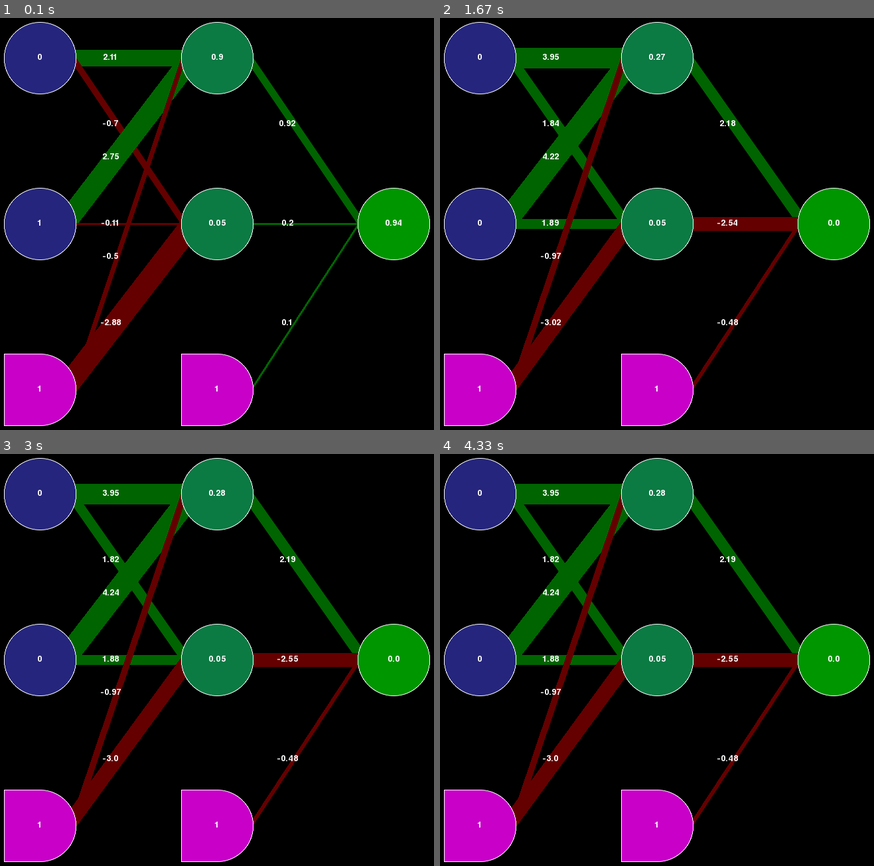
Above: before the commit, frames 1-4 (two rows, left to right).
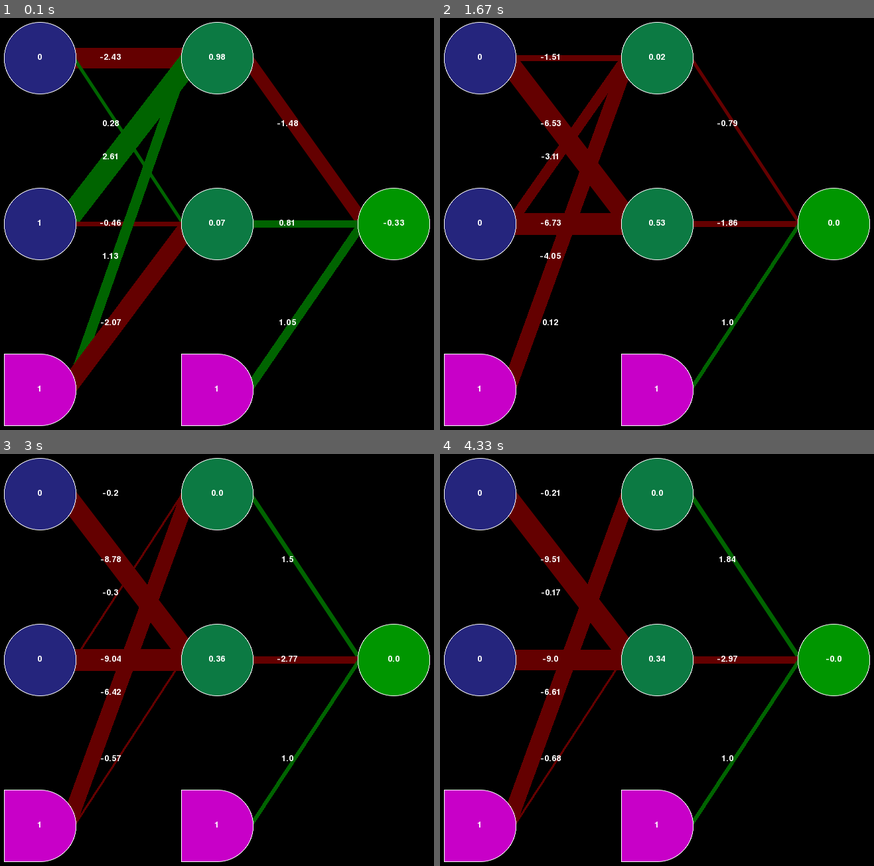
Above: after the commit, the same moments.

Repository: Elan456/EGene
Game: pygame game, started from egene/test.py
Same seed, same stepped clock (60 frames per second), same inputs: the game is played once before the commit and once after it.
Inputs:
- Up to frame 1 (0.1 s): no input
- Up to frame 2 (1.67 s): hold D 0.33-0.8 s; hold W 0.83-1.3 s; hold D from 1.33 s (still down)
- Up to frame 3 (3 s): release D at 1.8 s; hold A 1.83-2.37 s; hold S 2.4-2.87 s; hold A from 2.9 s (still down)
- Up to frame 4 (4.33 s): release A at 3.37 s; hold W 3.4-3.87 s; hold D from 3.9 s (still down)

The runs differ from the first frame. In frame 1, 6.5% of the frame differs, in the area x 15-94%, y 7-91%; in frame 2, 11%, in the area x 15-84%, y 7-91%; in frame 3, 10%; in frame 4, 10%.

Commit message:
Added colored print messages, improved control over when the change rate is lowered, and change rate is increased when the species has no variation.

Diff:
--- a/egene/egene_main.py
+++ b/egene/egene_main.py
@@ -8,6 +8,9 @@
 import pygame
 from pygame import gfxdraw
 import os
+
+# Libraries for colored console output
+from colorama import Fore
 
 os.environ["PYGAME_HIDE_SUPPORT_PROMPT"] = "hide"
 
@@ -77,7 +80,7 @@
 
 class Species:
     def __init__(self, shape, train_inputs=None, train_outputs=None, initial_change_rate=1, pop_size=32, loss_function=None,
-                 initial_weights=None, data_per_gen=None, use_sigmoid=True, can_change_change_rate=True,
+                 initial_weights=None, data_per_gen=None, use_sigmoid=True, can_change_change_rate=True, noctcc=4,
                  use_multiprocessing=True, set_all_zero=False, add_bias_nodes=True, native_window_size=500):
         self.use_multiprocessing = use_multiprocessing
         self.use_sigmoid = use_sigmoid
@@ -85,6 +88,7 @@
         self.set_all_zero = set_all_zero
         self.add_bias_nodes = add_bias_nodes
         self.window_size = native_window_size
+        self.no_changes_till_change_change_rate = noctcc
 
         self.epochs = 0  # Count of all epochs every trained on this species
         self.all_lowest_losses = []  # All the lowest losses for each epoch
@@ -224,43 +228,51 @@
     def _nextgen(self):  # Crosses over and mutates certain networks
         average_loss = sum([n.loss for n in self.networks]) / len(self.networks)
         stdv_loss = stat.pstdev([n.loss for n in self.networks])  # Population standard deviation of losses
-
-        # Calculating z scores for a fairer comparisons
-        # All networks with a negative z score (meaning they are better than the average) will be eligible as a parent
-        # The chance of a network being a parent will be related to
-        # what proportion their negative z score makes of all negative z scores.
-
-        sum_of_negative_z_scores = 0
-        for n in self.networks:
-            n.z_score = (n.loss - average_loss) / stdv_loss
-            if n.z_score < 0:
-                sum_of_negative_z_scores += n.z_score
-
-        # Getting what proportion each network with a negative z scores makes of the sum of the negative z scores
-        parents = []
-        for n in self.networks:
-            if n.z_score < 0:
-                n.parent_chance = n.z_score / sum_of_negative_z_scores
-                parents.append(n)  # Adds the network to the list of parents
-            else:  # All networks after the first network with a non-negative z score will be non-negative
-                break
-
-        # Creating the new generation as a blank slate
-        # This may be slow
-        new_networks = []
-        for p in range(self.pop_size):  # Creating first generation of networks
-            new_networks.append(Network(self.shape, self.use_sigmoid, self.add_bias_nodes, self.window_size, self.set_all_zero))
-
-        for p in range(len(new_networks)):
-            p1, p2 = random.choices(parents, [p.parent_chance for p in parents], k=2)
-            # It is possible for identical parents to occur
-
-            new_networks[p] = self._crossover(p1, p2)  # Crosses the parents to produce a child
-            new_networks[p] = self._mutate(new_networks[p])  # Mutates the child based on the change rate
-
-        # Sets the weights of the old networks to that of the corresponding new network
-        for i in range(1, len(self.networks)):  # The best network is left unchanged
-            self.networks[i].set_weights(new_networks[i].show())
+        if stdv_loss == 0 and self.can_change_change_rate:
+            print(Fore.YELLOW + "--\nThere is no variance amongst the population, raising change rate\n--")
+            self.change_rate *= 8
+            for n in range(len(self.networks) // 2, len(self.networks)):
+                self.networks[n] = self._mutate(self.networks[n])
+        elif stdv_loss == 0 and self.can_change_change_rate is False:
+            print(Fore.YELLOW + "--\nThere is no variance amongst the population, but cannot raise change rate\n--")
+        else:
+            # Calculating z scores for a fairer comparisons
+            # All networks with a negative z score (meaning they are better than the average) will be eligible as a parent
+            # The chance of a network being a parent will be related to
+            # what proportion their negative z score makes of all negative z scores.
+
+            sum_of_negative_z_scores = 0
+            for n in self.networks:
+                # Calculating Z scores
+                n.z_score = (n.loss - average_loss) / stdv_loss
+                if n.z_score < 0:
+                    sum_of_negative_z_scores += n.z_score
+
+            # Getting what proportion each network with a negative z scores makes of the sum of the negative z scores
+            parents = []
+            for n in self.networks:
+                if n.z_score < 0:
+                    n.parent_chance = n.z_score / sum_of_negative_z_scores
+                    parents.append(n)  # Adds the network to the list of parents
+                else:  # All networks after the first network with a non-negative z score will be non-negative
+                    break
+
+            # Creating the new generation as a blank slate
+            # This may be slow
+            new_networks = []
+            for p in range(self.pop_size):  # Creating first generation of networks
+                new_networks.append(Network(self.shape, self.use_sigmoid, self.add_bias_nodes, self.window_size, self.set_all_zero))
+
+            for p in range(len(new_networks)):  # Choosing the parents for each network from the previous networks
+                p1, p2 = random.choices(parents, [p.parent_chance for p in parents], k=2)
+                # It is possible for identical parents to occur
+
+                new_networks[p] = self._crossover(p1, p2)  # Crosses the parents to produce a child
+                new_networks[p] = self._mutate(new_networks[p])  # Mutates the child based on the change rate
+
+            # Sets the weights of the old networks to that of the corresponding new network
+            for i in range(1, len(self.networks)):  # The best network is left unchanged
+                self.networks[i].set_weights(new_networks[i].show())
 
     def train(self, epochs, print_progress=True, print_population_losses=False):
         self.gens_since_change_change_rate += 1
@@ -270,18 +282,21 @@
 
             self.all_lowest_losses.append(self.networks[0].loss)
             if print_progress:
-                print("\n", self.epochs, ":", "loss:", self.networks[0].loss, "Weights:", self.networks[0].show())
-            if len(self.all_lowest_losses) > 4 and self.can_change_change_rate and self.gens_since_change_change_rate > 4:  # We must be at least 4 generations in
-                if self.all_lowest_losses[self.epochs - 4] == self.all_lowest_losses[self.epochs]:  # No change
-                    self.change_rate /= 2
-                    if print_progress:
-                        print("--\nNo change from 4 gens ago so change_rate is being lowered to", self.change_rate, "\n--")
-                        self.gens_since_change_change_rate = 0
+                print(Fore.BLUE + "\n" + str(self.epochs), Fore.RED + ":", "loss:", self.networks[0].loss, "| Weights:", self.networks[0].show())
+            if self.can_change_change_rate:
+                if len(self.all_lowest_losses) > self.no_changes_till_change_change_rate:
+                    if self.gens_since_change_change_rate > self.no_changes_till_change_change_rate:  # We must be at least so many generations in
+                        if self.all_lowest_losses[self.epochs - self.no_changes_till_change_change_rate] == self.all_lowest_losses[self.epochs]:  # No change
+                            self.change_rate /= 2
+                            if print_progress:
+                                print(Fore.YELLOW + "--\nNo change from " + str(self.no_changes_till_change_change_rate) + " gens ago so change_rate is being lowered to", self.change_rate, "\n--")
+                                self.gens_since_change_change_rate = 0
 
             if print_population_losses:
                 all_losses = [a.loss for a in self.networks]
                 self.mean_loss = sum(all_losses) / len(all_losses)
                 self.median_loss = all_losses[len(all_losses) // 2]
+                print(Fore.GREEN + "All Losses:  ", all_losses)
                 print("Mean Loss:   ", self.mean_loss)
                 print("Median Loss: ", self.median_loss)
             self.epochs += 1
--- a/egene/test.py
+++ b/egene/test.py
@@ -13,7 +13,7 @@
 
 # Creating the species
 guide = egene.Species([2, 2, 1], train_inputs=ins, train_outputs=outs, use_sigmoid=True, pop_size=100, add_bias_nodes=True,
-                      native_window_size=window_size)
+                      native_window_size=window_size, noctcc=15)
 for _ in range(1000):  # if you break up the training to one at a time you can see the network change over time.
     guide.train(1, print_population_losses=True)
     for event in pygame.event.get():
--- a/setup.py
+++ b/setup.py
@@ -12,7 +12,7 @@
     author="Ethan Anderson",
     author_email="telan4892@gmail.com",
     url="https://github.com/Elan456/EGene",
-    install_requires=['pygame'],
+    install_requires=['pygame', 'colorama'],
     packages=["egene"],
     license="MIT",
     description="Tool for applying, visualizing, and training neural networks using a genetic algorithm",
Not shown, changed: DOCS.md
